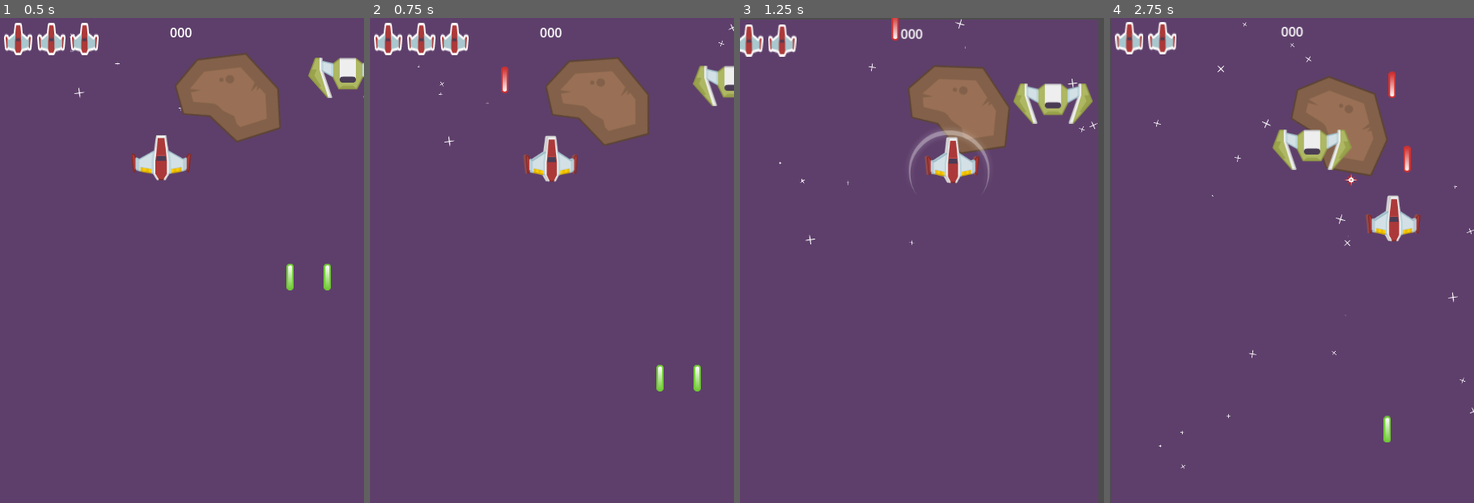
Above: before the commit, frames 1-4 (left to right).
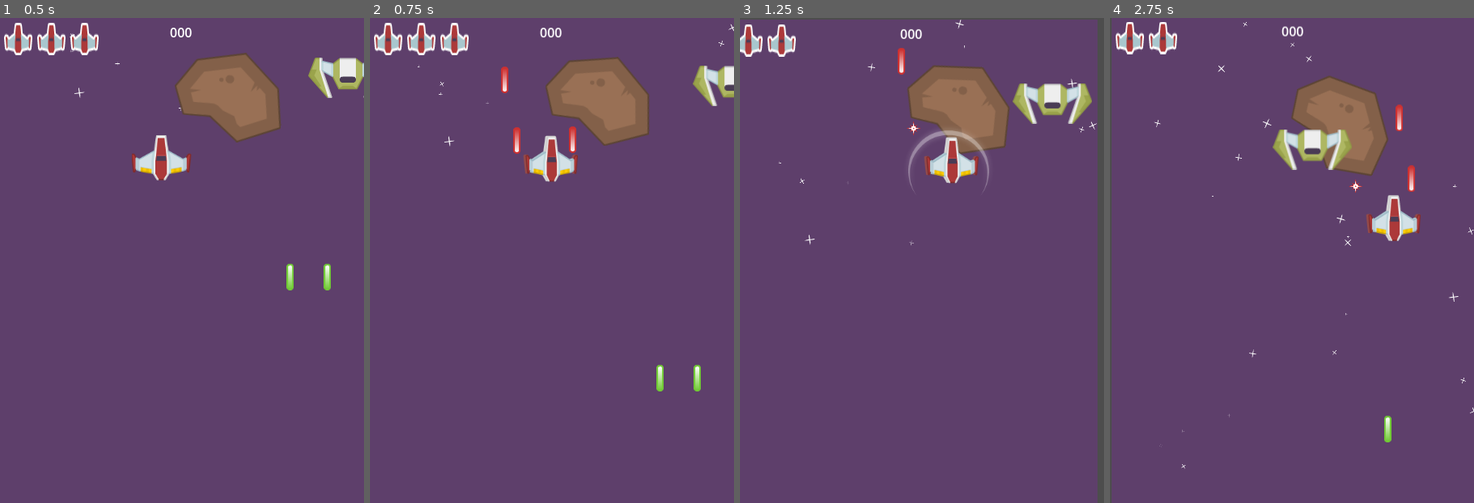
Above: after the commit, the same moments.

Repository: Turbash/space
Game: Godot game, scene res://MainScenes/game_play.tscn
Two runs of this game, one before a commit and one after it. Both use one fixed random seed, a clock stepped at 60 frames per second and the inputs below.
Inputs:
- Up to frame 1 (0.5 s): no input
- Up to frame 2 (0.75 s): tap Enter at 0.5 s; hold D (move_right) from 0.53 s (still down); hold Space (shoot) from 0.53 s (still down)
- Up to frame 3 (1.25 s): keep holding D (move_right); keep holding Space (shoot)
- Up to frame 4 (2.75 s): release D (move_right) at 1.28 s; release Space (shoot) at 1.28 s; hold S (move_down) 1.28-2.03 s; tap Space (shoot) at 1.35 s; hold D (move_right) from 2.03 s (still down); hold Space (shoot) from 2.03 s (still down); tap Alt at 2.1 s

Frame 1 is identical in both runs. In frame 2, 0.2% of the frame differs, in the area x 39-57%, y 22-28%; in frame 3, 1.3%; in frame 4, 1.7%, in the area x 0-100%, y 0-100%.

Commit message:
Added FireRapid powerup and spawer for powerups

Diff:
--- a/Enemy/spawner.gd
+++ /dev/null
@@ -1,39 +0,0 @@
-extends Node2D
-
-const MIN_SPAWN_TIME=1.5
-
-var preloadEnemies:=[
-	preload("res://Enemy/bouncer_enemy.tscn"),
-	preload("res://Enemy/fast_enemy.tscn"),
-	preload('res://Enemy/slow_shooter.tscn')
-]
-
-var plMeteor:=preload("res://Meteor/meteor.tscn")
-
-@onready var spawnTimer:=$SpawnTimer
-
-var spawnTime: =5.0
-
-func _ready() -> void:
-	randomize()
-	spawnTimer.start(spawnTime)
-
-
-
-func _on_spawn_timer_timeout() -> void:
-	var viewRect:=get_viewport_rect()
-	var xPos:=randf_range(viewRect.position.x,viewRect.end.x)
-
-	if randf()<0.1:
-		var meteor:=plMeteor.instantiate()
-		meteor.position=Vector2(xPos,position.y)
-		get_tree().current_scene.add_child(meteor)
-	else:
-		var enemyPreload=preloadEnemies[randi()%preloadEnemies.size()]
-		var enemy:Enemy=enemyPreload.instantiate()
-		enemy.position=Vector2(xPos,position.y)
-		get_tree().current_scene.add_child(enemy)
-	spawnTime-=0.1
-	if spawnTime<MIN_SPAWN_TIME:
-		spawnTime=MIN_SPAWN_TIME
-	spawnTimer.start(spawnTime)
--- a/MainScenes/game_play.tscn
+++ b/MainScenes/game_play.tscn
@@ -6,7 +6,7 @@
 [ext_resource type="PackedScene" uid="uid://cbsournexoebr" path="res://Meteor/meteor.tscn" id="4_7d0xp"]
 [ext_resource type="PackedScene" uid="uid://c5uu1lrmdmi27" path="res://HUD/hud.tscn" id="5_r44uq"]
 [ext_resource type="PackedScene" uid="uid://bj3i3uginqv0g" path="res://Enemy/bouncer_enemy.tscn" id="6_oij4s"]
-[ext_resource type="Script" uid="uid://fe818ig1h0xt" path="res://Enemy/spawner.gd" id="7_ik1im"]
+[ext_resource type="PackedScene" uid="uid://ubbbcw712daj" path="res://Spawner/spawner.tscn" id="7_2jf2k"]
 [ext_resource type="Script" uid="uid://64q5vxh6kca1" path="res://camera/shakycamera.gd" id="8_5vonb"]
 
 [node name="GamePlay" type="Node"]
@@ -45,14 +45,9 @@
 [node name="BouncerEnemy" parent="." instance=ExtResource("6_oij4s")]
 position = Vector2(380, 54)
 
-[node name="Spawner" type="Node2D" parent="."]
+[node name="Spawner" parent="." instance=ExtResource("7_2jf2k")]
 position = Vector2(225, -18)
-script = ExtResource("7_ik1im")
-
-[node name="SpawnTimer" type="Timer" parent="Spawner"]
 
 [node name="Camera2D" type="Camera2D" parent="."]
 anchor_mode = 0
 script = ExtResource("8_5vonb")
-
-[connection signal="timeout" from="Spawner/SpawnTimer" to="Spawner" method="_on_spawn_timer_timeout"]
--- a/Player/player.gd
+++ b/Player/player.gd
@@ -8,12 +8,16 @@
 @onready var fire_delay_timer=$FireDelayTimer
 @onready var invincibility_timer=$InvincibilityTimer
 @onready var shield_sprite=$Sprite2D
+@onready var rapid_fire_timer=$RapidFireTimer
 
 @export var speed: float = 100
-@export var fire_delay: float= 0.1
+@export var normal_fire_delay: float= 0.12
+@export var rapid_fire_delay: float=0.08
 @export var life:int=3
 @export var invincibility_time=1.5
+
 var vel:= Vector2(0,0)
+var fire_delay: float=normal_fire_delay
 
 func _ready() -> void:
 	shield_sprite.visible=false
@@ -73,6 +77,14 @@
 func _on_invincibility_timer_timeout() -> void:
 	shield_sprite.visible=false
 
+func applyRapidFire(time: float):
+	fire_delay=rapid_fire_delay
+	rapid_fire_timer.start(time + rapid_fire_timer.time_left)
+
 func applyShield(time: float):
-	invincibility_timer.start(time)
+	invincibility_timer.start(time + invincibility_timer.time_left)
 	shield_sprite.visible=true
+
+
+func _on_rapid_fire_timer_timeout() -> void:
+	fire_delay=normal_fire_delay
--- a/Player/player.tscn
+++ b/Player/player.tscn
@@ -49,7 +49,6 @@
 [node name="Player" type="Area2D"]
 z_index = 100
 script = ExtResource("1_4ntmi")
-fire_delay = 0.15
 
 [node name="AnimatedSprite" type="AnimatedSprite2D" parent="."]
 scale = Vector2(0.75, 0.75)
@@ -74,8 +73,12 @@
 [node name="InvincibilityTimer" type="Timer" parent="."]
 one_shot = true
 
+[node name="RapidFireTimer" type="Timer" parent="."]
+one_shot = true
+
 [node name="Sprite2D" type="Sprite2D" parent="."]
 scale = Vector2(0.75, 0.75)
 texture = ExtResource("3_btcbx")
 
 [connection signal="timeout" from="InvincibilityTimer" to="." method="_on_invincibility_timer_timeout"]
+[connection signal="timeout" from="RapidFireTimer" to="." method="_on_rapid_fire_timer_timeout"]
--- /dev/null
+++ b/Powerups/powerup.gd
@@ -0,0 +1,20 @@
+extends Area2D
+class_name Powerup
+
+@export var powerupMoveSpeed: float=50
+
+func _physics_process(delta: float) -> void:
+	position.y+=powerupMoveSpeed*delta
+
+
+func _on_area_entered(area: Area2D) -> void:
+	if area is Player:
+		applyPowerup(area)
+		queue_free()
+
+func applyPowerup(player: Player):
+	queue_free()
+
+
+func _on_visible_on_screen_notifier_2d_screen_exited() -> void:
+	queue_free()
--- /dev/null
+++ b/Powerups/powerup.tscn
@@ -0,0 +1,25 @@
+[gd_scene load_steps=4 format=3 uid="uid://bblgv8mvcrwcw"]
+
+[ext_resource type="Texture2D" uid="uid://b0sqr61q62nto" path="res://textures/pickup_sheet.png" id="1_1ta4s"]
+[ext_resource type="Script" uid="uid://covpvhib7gcji" path="res://Powerups/powerup.gd" id="1_tmy8w"]
+
+[sub_resource type="CircleShape2D" id="CircleShape2D_1ta4s"]
+radius = 23.0
+
+[node name="Powerup" type="Area2D"]
+script = ExtResource("1_tmy8w")
+
+[node name="Sprite2D" type="Sprite2D" parent="."]
+scale = Vector2(0.25, 0.25)
+texture = ExtResource("1_1ta4s")
+region_enabled = true
+region_rect = Rect2(275.44998, 0, 200.20001, 196)
+
+[node name="CollisionShape2D" type="CollisionShape2D" parent="."]
+shape = SubResource("CircleShape2D_1ta4s")
+
+[node name="VisibleOnScreenNotifier2D" type="VisibleOnScreenNotifier2D" parent="."]
+rect = Rect2(-23, -23, 46, 46)
+
+[connection signal="area_entered" from="." to="." method="_on_area_entered"]
+[connection signal="screen_exited" from="VisibleOnScreenNotifier2D" to="." method="_on_visible_on_screen_notifier_2d_screen_exited"]
--- /dev/null
+++ b/Powerups/rapid_fire_powerup.gd
@@ -0,0 +1,6 @@
+extends Powerup
+
+@export var rapidFireTime: float=4
+
+func applyPowerup(player: Player):
+	player.applyRapidFire(rapidFireTime)
--- /dev/null
+++ b/Powerups/rapid_fire_powerup.tscn
@@ -0,0 +1,11 @@
+[gd_scene load_steps=3 format=3 uid="uid://bkrrquqftpl1t"]
+
+[ext_resource type="PackedScene" uid="uid://bblgv8mvcrwcw" path="res://Powerups/powerup.tscn" id="1_13w6q"]
+[ext_resource type="Script" uid="uid://d2tdfq0qey1nh" path="res://Powerups/rapid_fire_powerup.gd" id="2_ig55v"]
+
+[node name="RapidFirePowerup" instance=ExtResource("1_13w6q")]
+script = ExtResource("2_ig55v")
+rapidFireTime = 4.0
+
+[node name="Sprite2D" parent="." index="0"]
+region_rect = Rect2(525.0549, 0, 199.00006, 196)
--- /dev/null
+++ b/Powerups/shield_powerup.gd
@@ -0,0 +1,6 @@
+extends Powerup
+
+@export var shieldTimer: float=6.0
+
+func applyPowerup(player: Player):
+	player.applyShield(shieldTimer)
--- /dev/null
+++ b/Powerups/shield_powerup.tscn
@@ -0,0 +1,8 @@
+[gd_scene load_steps=3 format=3 uid="uid://cay74bjwjitev"]
+
+[ext_resource type="PackedScene" uid="uid://bblgv8mvcrwcw" path="res://Powerups/powerup.tscn" id="1_l7f06"]
+[ext_resource type="Script" uid="uid://uyu44e6jlegv" path="res://Powerups/shield_powerup.gd" id="2_8pmih"]
+
+[node name="ShieldPowerup" instance=ExtResource("1_l7f06")]
+script = ExtResource("2_8pmih")
+shieldTimer = 6.0
--- /dev/null
+++ b/Spawner/spawner.gd
@@ -0,0 +1,58 @@
+extends Node2D
+
+const MIN_SPAWN_TIME=1.5
+
+var preloadEnemies:=[
+	preload("res://Enemy/bouncer_enemy.tscn"),
+	preload("res://Enemy/fast_enemy.tscn"),
+	preload('res://Enemy/slow_shooter.tscn')
+]
+
+var preloadPowerups:=[
+	preload("res://Powerups/shield_powerup.tscn"),
+	preload("res://Powerups/rapid_fire_powerup.tscn")
+]
+
+var plMeteor:=preload("res://Meteor/meteor.tscn")
+
+@onready var spawnTimer:=$SpawnTimer
+@onready var powerupSpawnTimer:=$PowerupSpawnTimer
+
+@export var spawnTime: =5.0
+
+@export var minPowerupSpawnTime:=3.0
+
+@export var maxPowerupSpawnTime:=3
+
+func _ready() -> void:
+	randomize()
+	spawnTimer.start(spawnTime)
+	powerupSpawnTimer.start(minPowerupSpawnTime)
+
+func getRandomSpawnPosition() -> Vector2:
+	var viewRect:=get_viewport_rect()
+	var xPos:=randf_range(viewRect.position.x,viewRect.end.x)
+	return Vector2(xPos,position.y)
+
+func _on_spawn_timer_timeout() -> void:
+	if randf()<0.1:
+		var meteor:=plMeteor.instantiate()
+		meteor.position=getRandomSpawnPosition()
+		get_tree().current_scene.add_child(meteor)
+	else:
+		var enemyPreload=preloadEnemies[randi()%preloadEnemies.size()]
+		var enemy:Enemy=enemyPreload.instantiate()
+		enemy.position=getRandomSpawnPosition()
+		get_tree().current_scene.add_child(enemy)
+	spawnTime-=0.1
+	if spawnTime<MIN_SPAWN_TIME:
+		spawnTime=MIN_SPAWN_TIME
+	spawnTimer.start(spawnTime)
+
+
+func _on_powerup_spawn_timer_timeout() -> void:
+	var powerupPreload=preloadPowerups[randi()%preloadPowerups.size()]
+	var powerup:Powerup=powerupPreload.instantiate()
+	powerup.position=getRandomSpawnPosition()
+	get_tree().current_scene.add_child(powerup)
+	powerupSpawnTimer.start(randf_range(minPowerupSpawnTime,maxPowerupSpawnTime))
--- /dev/null
+++ b/Spawner/spawner.tscn
@@ -0,0 +1,13 @@
+[gd_scene load_steps=2 format=3 uid="uid://ubbbcw712daj"]
+
+[ext_resource type="Script" uid="uid://fe818ig1h0xt" path="res://Spawner/spawner.gd" id="1_10h3l"]
+
+[node name="Spawner" type="Node2D"]
+script = ExtResource("1_10h3l")
+
+[node name="SpawnTimer" type="Timer" parent="."]
+
+[node name="PowerupSpawnTimer" type="Timer" parent="."]
+
+[connection signal="timeout" from="SpawnTimer" to="." method="_on_spawn_timer_timeout"]
+[connection signal="timeout" from="PowerupSpawnTimer" to="." method="_on_powerup_spawn_timer_timeout"]
Not shown, added: Powerups/powerup.gd.uid
Not shown, added: Powerups/rapid_fire_powerup.gd.uid
Not shown, added: Powerups/shield_powerup.gd.uid
Renamed: Enemy/spawner.gd.uid -> Spawner/spawner.gd.uid
